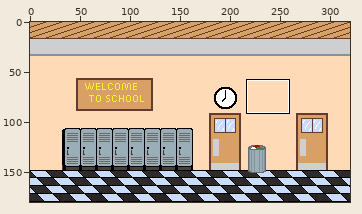
File history of a pixel-art file, Assets/Aseprites/School.aseprite. Above, an overview of the earlier version with the close-up marked.
Close-up. The starting point:
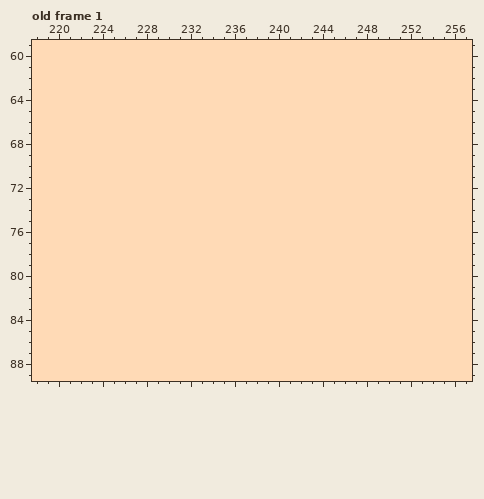
320x180 pixels, 1 frame. Shown: old frame 1: x 218..257, y 59..89. The commit also changed other frames or places, which this record leaves out.
Now the later version:
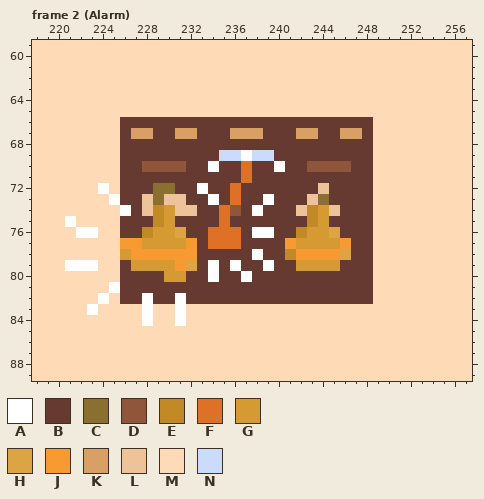
Palette (. is transparent): A #ffffff  B #663931  C #8a6f30  D #8f563b  E #c28a26  F #df7126  G #d59a32  H #dca442  J #f79a32  K #d9a066  L #eec39a  M #ffdab6  N #cbdbfc
A new or re-ordered frame is compared with the old frame closest to it.
Log entry: school alarm clock pngs
From old to new:
frames 1 -> 5
layer "Alarm" added
Frame 2 (Alarm) is new; against old frame 1, layer "Alarm":
y 66: x 226..248 MMMMMMMMMMMMMMMMMMMMMMM -> BBBBBBBBBBBBBBBBBBBBBBB
y 67: x 226..248 MMMMMMMMMMMMMMMMMMMMMMM -> BKKBBKKBBBKKKBBBKKBBKKB
y 68: x 226..248 MMMMMMMMMMMMMMMMMMMMMMM -> BBBBBBBBBBBBBBBBBBBBBBB
y 69: x 226..248 MMMMMMMMMMMMMMMMMMMMMMM -> BBBBBBBBBNNANNBBBBBBBBB
y 70: x 226..248 MMMMMMMMMMMMMMMMMMMMMMM -> BBDDDDBBABBFBBABBDDDDBB
y 71: x 226..248 MMMMMMMMMMMMMMMMMMMMMMM -> BBBBBBBBBBBFBBBBBBBBBBB
y 72: x 224 M -> A; x 226..248 MMMMMMMMMMMMMMMMMMMMMMM -> BBBCCBBABBFBBBBBBBLBBBB
y 73: x 225..248 MMMMMMMMMMMMMMMMMMMMMMMM -> ABBLCLLBBABFBBABBBLCBBBB
y 74: x 226..248 MMMMMMMMMMMMMMMMMMMMMMM -> ABLEGLLBBFDBABBBLEGLBBB
y 75: x 221 M -> A; x 226..248 MMMMMMMMMMMMMMMMMMMMMMM -> BBBEGBBBBFBBBBBBBEGBBBB
y 76: x 222..223 MM -> AA; x 226..248 MMMMMMMMMMMMMMMMMMMMMMM -> BBEGGHBBFFFBAABBEGGHBBB
y 77: x 226..248 MMMMMMMMMMMMMMMMMMMMMMM -> JJGGGGJBFFFBBBBJGGGGJBB
y 78: x 226..248 MMMMMMMMMMMMMMMMMMMMMMM -> GJJJJJJBBBBBABBEJJJJHBB
y 79: x 221..223 MMM -> AAA; x 226..248 MMMMMMMMMMMMMMMMMMMMMMM -> BGGGGJHBABABBABBGGGGBBB
y 80: x 226..248 MMMMMMMMMMMMMMMMMMMMMMM -> BBBBGGBBABBABBBBBBBBBBB
y 81: x 225..248 MMMMMMMMMMMMMMMMMMMMMMMM -> ABBBBBBBBBBBBBBBBBBBBBBB
y 82: x 224 M -> A; x 226..248 MMMMMMMMMMMMMMMMMMMMMMM -> BBABBABBBBBBBBBBBBBBBBB
y 83: x 223 M -> A; x 228 M -> A; x 231 M -> A
y 84: x 228 M -> A; x 231 M -> A
